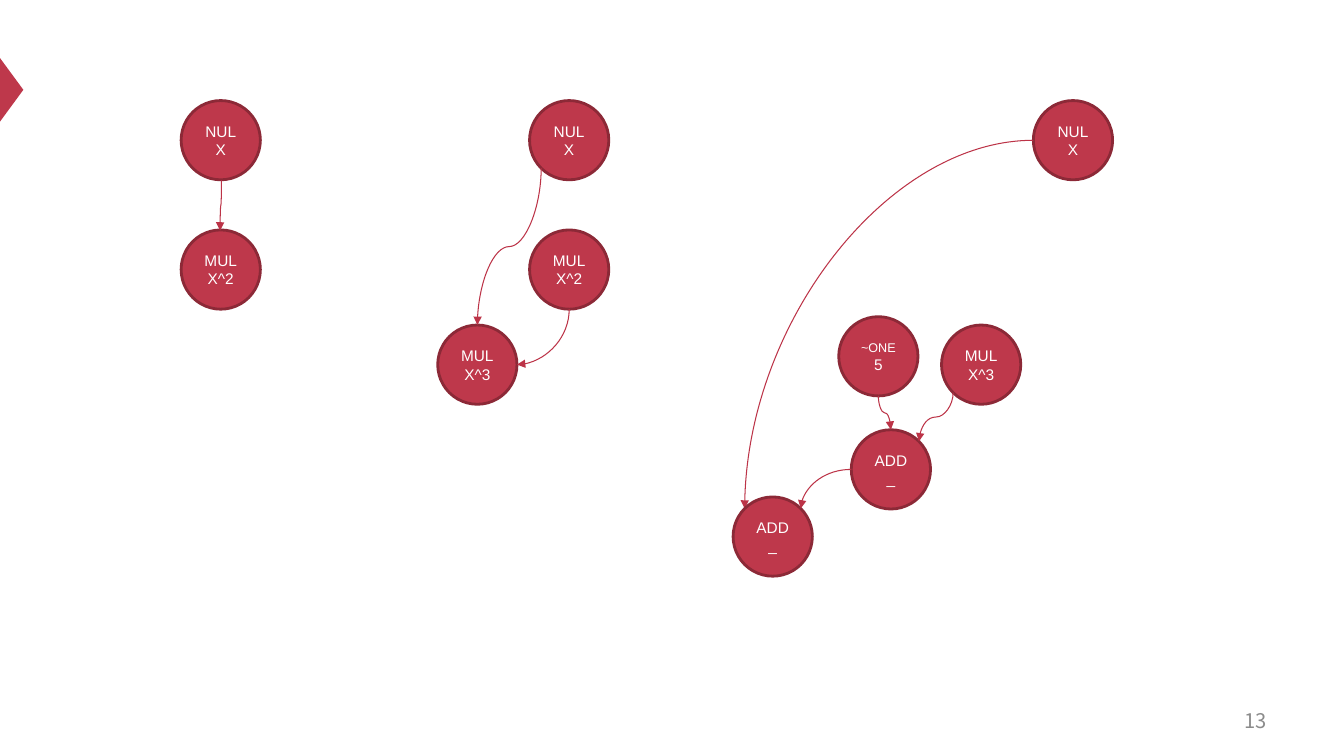
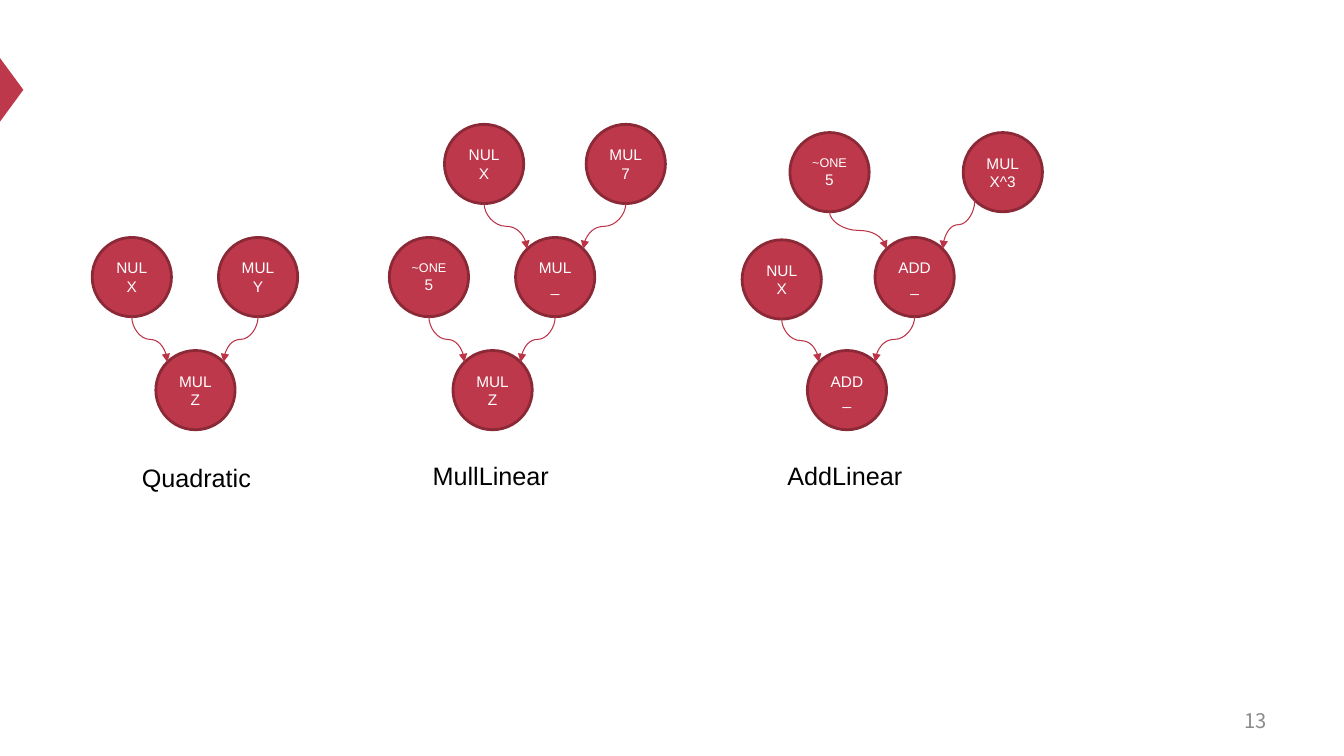
Before and after one commit to Ash1sc/R1CS-normal-form-generator, a slide deck: slide 13 of meeting_docs/0302进度会议/进度会议PPT.pptx. Drawn at 1344x756 pixels with LibreOffice and Linux fonts; fonts in the diff are those of the drawing. Boxes give left, top, right and bottom in pixels: in the first picture for what was removed or moved away, otherwise in the second. Text is boxed around its words. In the diff, an @@ line names an element or a change of style, - is before the commit and + after.

```diff
--- a/meeting_docs/0302进度会议/进度会议PPT.pptx
+++ b/meeting_docs/0302进度会议/进度会议PPT.pptx
@@ ellipse "NUL": place and size @@
-ellipse "NUL" at box(529, 101, 609, 180)
+ellipse "NUL" at box(445, 124, 524, 204)
@@ ellipse added at box(587, 124, 666, 204), fill #BE384B, outline #8D2937 2 pt, 11 pt, text #FFFFFF @@
+MUL
+7
@@ ellipse "~ONE": place and size @@
-ellipse "~ONE" at box(839, 317, 919, 396)
+ellipse "~ONE" at box(790, 133, 870, 213)
@@ ellipse "MUL": place and size @@
-ellipse "MUL" at box(942, 325, 1021, 404)
+ellipse "MUL" at box(964, 133, 1044, 213)
@@ curved arrow moved from (541, 168) - (478, 325) to (484, 204) - (527, 249) @@
@@ curved arrow added from (626, 204) to (584, 249), #BD3347 0.75 pt @@
@@ curved arrow moved from (954, 393) - (920, 442) to (975, 201) - (943, 249) @@
@@ ellipse "NUL": place and size @@
-ellipse "NUL" at box(181, 101, 261, 180)
+ellipse "NUL" at box(92, 238, 171, 318)
@@ ellipse "MUL": place and size @@
-ellipse "MUL" at box(181, 230, 261, 310)
+ellipse "MUL" at box(219, 238, 298, 318)
@@ ellipse added at box(389, 238, 469, 318), fill #BE384B, outline #8D2937 2 pt, 9 pt, text #FFFFFF @@
+~ONE
+5
@@ ellipse "MUL": place and size @@
-ellipse "MUL" at box(529, 230, 609, 310)
+ellipse "MUL" at box(515, 238, 595, 318)
@@ curved arrow moved from (878, 396) - (891, 430) to (830, 212) - (887, 249) @@
@@ ellipse "ADD": place and size @@
-ellipse "ADD" at box(852, 430, 932, 509)
+ellipse "ADD" at box(875, 238, 955, 318)
@@ ellipse "NUL": place and size @@
-ellipse "NUL" at box(1033, 101, 1113, 180)
+ellipse "NUL" at box(742, 240, 822, 320)
@@ text in ellipse at box(253, 281, 263, 292): text changed @@
-X^2
+Y
@@ text in ellipse at box(556, 273, 582, 284): text changed @@
-X^2
+_
@@ curved arrow added from (132, 317) to (167, 362), #BD3347 0.75 pt @@
@@ curved arrow moved from (222, 180) - (220, 231) to (258, 317) - (224, 362) @@
@@ curved arrow added from (430, 317) to (465, 362), #BD3347 0.75 pt @@
@@ curved arrow moved from (570, 310) - (517, 365) to (556, 317) - (520, 362) @@
@@ curved arrow moved from (1033, 140) - (745, 509) to (782, 320) - (819, 362) @@
@@ curved arrow moved from (852, 470) - (801, 509) to (914, 317) - (875, 362) @@
@@ ellipse added at box(156, 351, 236, 431), fill #BE384B, outline #8D2937 2 pt, 11 pt, text #FFFFFF @@
+MUL
+Z
@@ ellipse "MUL": place and size @@
-ellipse "MUL" at box(438, 325, 517, 404)
+ellipse "MUL" at box(453, 351, 532, 431)
@@ ellipse "ADD": place and size @@
-ellipse "ADD" at box(733, 497, 813, 577)
+ellipse "ADD" at box(808, 351, 887, 431)
@@ text in ellipse at box(488, 394, 497, 405): text changed @@
-X^3
+Z
@@ text added at box(142, 468, 251, 492), 18 pt, text #000000 @@
+Quadratic
@@ text added at box(433, 466, 549, 486), 18 pt, text #000000 @@
+MullLinear
@@ text added at box(787, 466, 902, 486), 18 pt, text #000000 @@
+AddLinear
```
Also in this commit, not shown: 5 other files.
